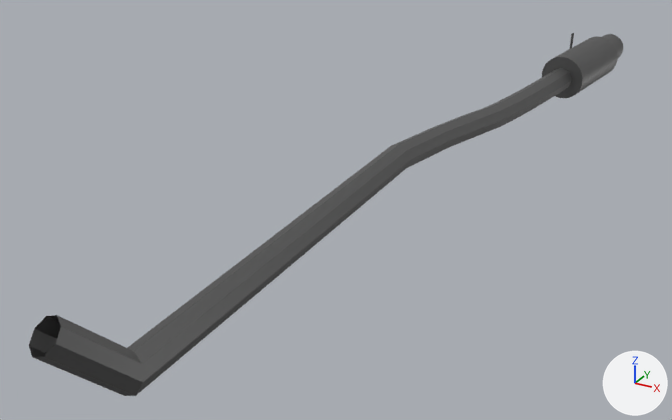
The Blender file content/cars/nissan_rs13/exhaust_hks.blend, before and after one commit.
Camera for both pictures: a camera (50 mm lens) standing at (1.41, -1.93, 1.06) and looking at (0.11, 0.43, -0.12). Every picture has the same lights, and +X, +Y and +Z are marked at lower right.

In view in the first picture: 'Exhaust'.
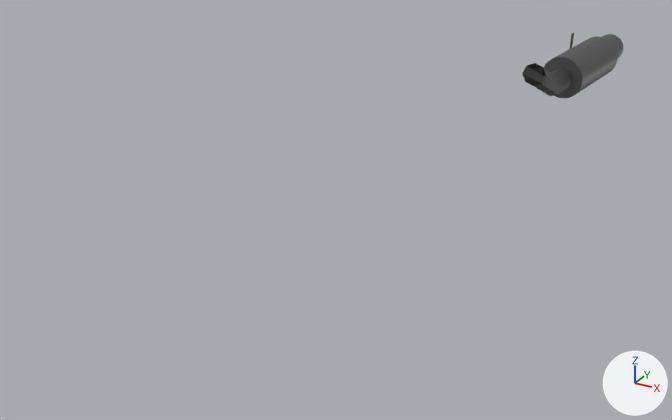
Commit message: Minor fix of exhaust_hks and exhaust_oem

Where the newer file only moved an object's origin or applied its transform, the numbers keep the older frame.

Boxes (x1, y1, x2, y2) around the edits, measured in the pictures (672 x 420 px):
```json
{"object": "Exhaust", "change": "reshaped", "before": [29, 33, 623, 396], "after": [522, 33, 623, 98], "on screen": "83% narrower, 82% shorter"}
{"part": 1, "of": "me_exhaust", "change": "cut back", "before": [29, 74, 559, 396], "after": [522, 63, 559, 96]}
```

Scene script edits in JSON lines:
```json
{"block": "me_exhaust", "where": "# used by ob_exhaust; location = (0.092, -0.009, -0.114); rotation_euler = (1.571, 0.0, 0.0), in degrees (90, 0, 0)"}
{"op": "remove", "block": "me_exhaust", "code": "me_exhaust.from_pydata(...)  # 1168 vertices, 1857 faces; spans x 0.07..0.49, y 0.07..0.29, z -2.24..0.89"}
{"op": "add", "block": "me_exhaust", "code": "me_exhaust.from_pydata(...)  # 1112 vertices, 1745 faces; spans x 0.27..0.49, y 0.08..0.29, z -2.24..-1.47"}
{"block": "me_exhaust", "change": "me_exhaust part 1"}
{"block": "me_exhaust", "change": "56 vertices are removed from x 0.07..0.33, y 0.07..0.29, z -1.34..0.89"}
{"block": "me_exhaust", "change": "112 faces are deleted"}
{"block": "me_exhaust", "change": "6 vertices in x 0.27..0.36, y 0.11..0.17, z -1.48..-1.47 move by (0.0, 0.09, 0.0)"}
{"block": "me_exhaust", "change": "2 vertices move from x 0.32, y 0.1..0.19, z -1.47 to x 0.32, y 0.18..0.27, z -1.47"}
```
